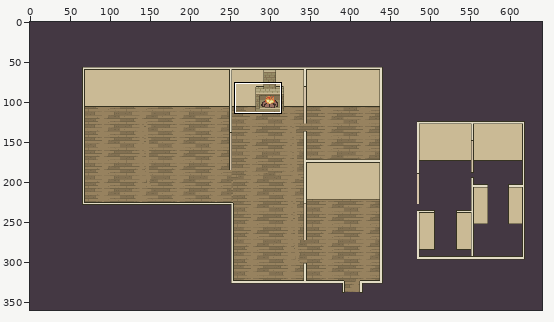
Two states of a pixel-art file, assets/02_architecture/05_moulin/01_int/fullScene.aseprite. Above, an overview of the earlier version with the close-up marked.
Close-up. Earlier state:
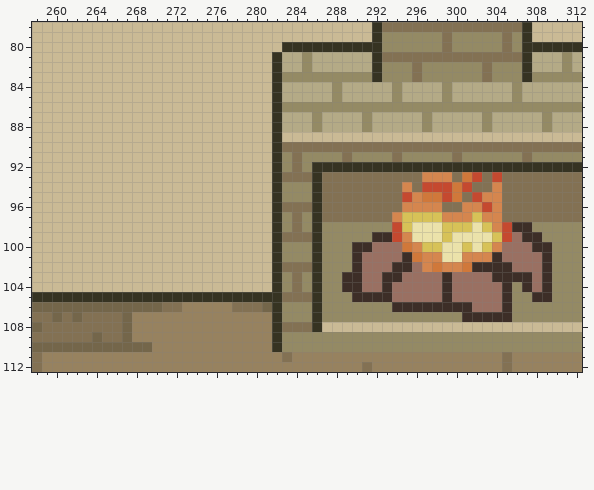
640x360 pixels, 1 frame. Colours within 5 levels of each other are drawn and written as one. Shown: x 258..312, y 78..112.
New version:
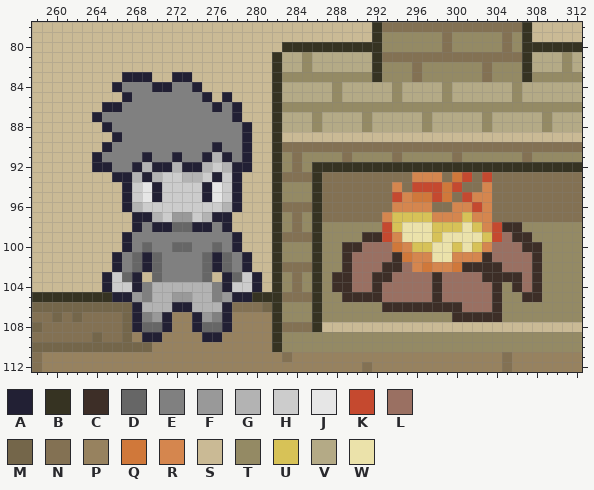
Palette (. is transparent): A #222034  B #363322  C #3d2e27  D #666666  E #808080  F #999999  G #b3b3b3  H #cccccc  J #e6e6e6  K #c5492f  L #9a7062  M #74664a  N #837153  P #97825f  Q #d0783a  R #d5864e  S #caba95  T #948a64  U #d7c257  V #b4aa86  W #ebe2aa
From old to new:
layer "bonhomme" now shown
Layers "bonhomme", "feu":
y 83: x 267..269 SSS -> AAA; x 272..273 SS -> AA
y 84: x 266..274 SSSSSSSSS -> AEEEAAEEA
y 85: x 267..275 SSSSSSSSS -> AEEEEEEEA; x 277 S -> A
y 86: x 265..278 SSSSSSSSSSSSSS -> AAEEEEEEEEEAEA
y 87: x 264..278 SSSSSSSSSSSSSSS -> AEEEEEEEEEEEEEA
y 88: x 265..279 SSSSSSSSSSSSSSS -> AEEEEEEEEEEEEEA
y 89: x 266..279 SSSSSSSSSSSSSS -> AEEEEEEEEEEEEA
y 90: x 265..279 SSSSSSSSSSSSSSS -> AEEEEEEEEEEAEEA
y 91: x 264..279 SSSSSSSSSSSSSSSS -> AEEEEAEEAEEAGAEA
y 92: x 264..279 SSSSSSSSSSSSSSSS -> AAEEAGAAGAAGHGAA
y 93: x 266..278 SSSSSSSSSSSSS -> AAGAGHHGGHAHA; x 296 N -> R; x 299..304 RNQKNK -> NQKNKN
y 94: x 267..278 SSSSSSSSSSSS -> AHJAHHHHAJHA; x 294..296 NRN -> RNK; x 299..301 KQK -> QKN; x 303..304 NR -> RN
y 95: x 267..278 SSSSSSSSSSSS -> AHJAHHHHAJHA; x 294..296 NKR -> KRQ; x 298..302 QKQNK -> KQNKR; x 304 R -> N
y 96: x 267..278 SSSSSSSSSSSS -> AGHHHHHHHHGA; x 294 N -> R; x 298 R -> N; x 300 N -> R; x 302..304 RKR -> KRN
y 97: x 268..277 SSSSSSSSSS -> AAGHFFHGAA; x 293..294 NR -> RU; x 298 U -> R; x 301..302 RU -> UR; x 304 R -> N
y 98: x 268..277 SSSSSSSSSS -> AEAADDAAEA; x 293..295 TKU -> KUW; x 298 W -> U; x 301..305 UWURK -> WURKC; x 307 C -> T
y 99: x 267..278 SSSSSSSSSSSS -> AEEEEEEEEEEA; x 291 T -> C; x 293..295 CKR -> KRW; x 298..299 WU -> UW; x 303..306 WUKL -> UKLC; x 308 C -> T
y 100: x 267..278 SSSSSSSSSSSS -> AEDEEDDEEDEA; x 289 T -> C; x 291 C -> L; x 294..296 LQR -> QRU; x 298 U -> W; x 300..304 WUWUR -> UWURL; x 307 L -> C; x 309 C -> T
y 101: x 266..279 SSSSSSSSSSSSSS -> AEDADEEEEDADEA; x 289..290 TC -> CL; x 294..296 LCQ -> CQR; x 298 R -> W; x 300 W -> R; x 303..304 RC -> CL; x 308..309 LC -> CT
y 102: x 266..279 SSSSSSSSSSSSSS -> AEDADEEEEDADEA; x 289..290 TC -> CL; x 293 L -> C; x 295..298 CLRQ -> LRQR; x 300..301 RQ -> QC; x 305 C -> L; x 308..309 LC -> CT
y 103: x 265..268 SSSS -> AHDA; x 270..275 SSSSSS -> DEEEED; x 277..280 SSSS -> ADHA; x 288 T -> C; x 290 C -> L; x 292 L -> C; x 294 C -> L; x 298..299 LC -> CL; x 303 L -> C; x 307..309 CLC -> LCT
y 104: x 265..280 SSSSSSSSSSSSSSSS -> AHHAEGGGGGGEAHHA; x 288 T -> C; x 290 C -> L; x 292..293 LC -> CL; x 298..299 LC -> CL; x 304..309 LCTCLC -> CTCLCT
y 105: x 266..279 BBBBBBBBBBBBBB -> AAFEGGFFGGEFAA; x 289 T -> C; x 293 C -> L; x 298..299 LC -> CL; x 304..305 LC -> CT; x 307 T -> C; x 309 C -> T
y 106: x 268..277 MMMNNPPPPP -> AGGGAAGGGA; x 293 T -> C; x 301 C -> L; x 304..305 LC -> CT
y 107: x 268..271 PPPP -> AEFA; x 274..277 PPPP -> AFEA; x 300 T -> C; x 305 C -> T
y 108: x 268..271 PPPP -> ADDA; x 274..277 PPPP -> ADDA
y 109: x 269..270 PP -> AA; x 275..276 PP -> AA
